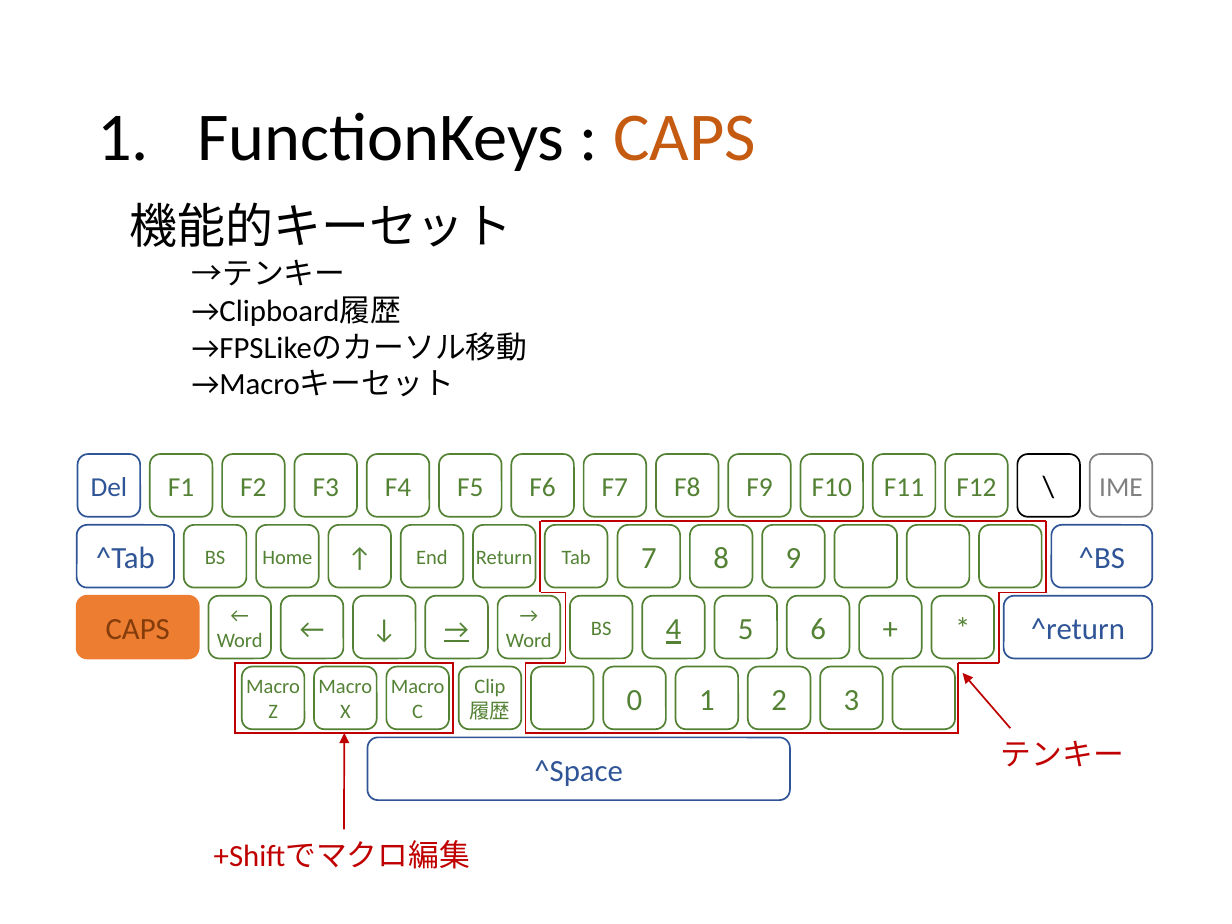
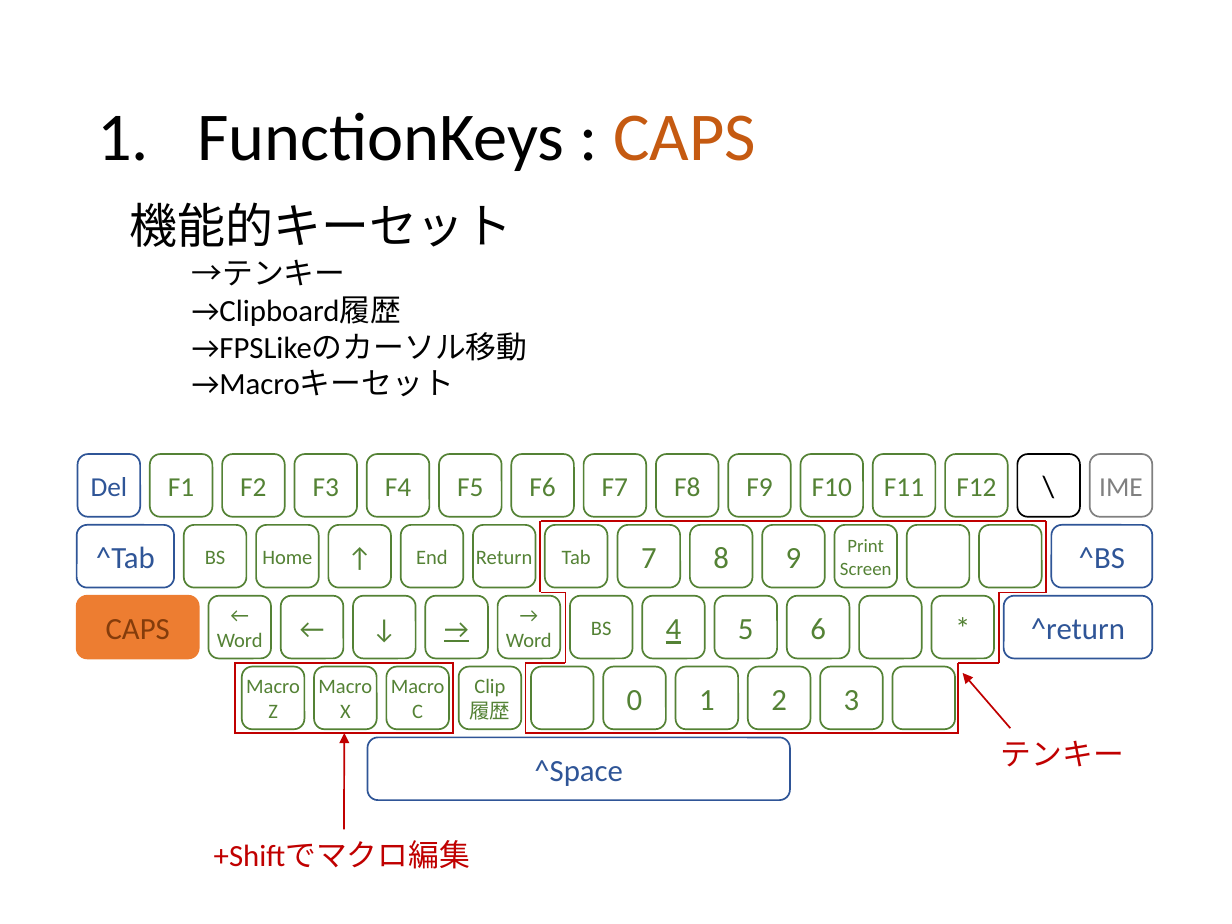
Before and after one commit to ittooo66/myAHK, a slide deck: slide 6 of MANUAL.pptx. Drawn at 1232x924 pixels with LibreOffice and Linux fonts; fonts in the diff are those of the drawing. Boxes give left, top, right and bottom in pixels: in the first picture for what was removed or moved away, otherwise in the second. Text is boxed around its words. In the diff, an @@ line names an element or a change of style, - is before the commit and + after.

```diff
--- a/MANUAL.pptx
+++ b/MANUAL.pptx
@@ text in rounded rectangle at (840, 539, 892, 575): text added @@
+Print
+Screen
@@ text in rounded rectangle at (859, 596, 922, 659): text removed @@
-+
```
Also in this commit, not shown: 1 other slide changed.
